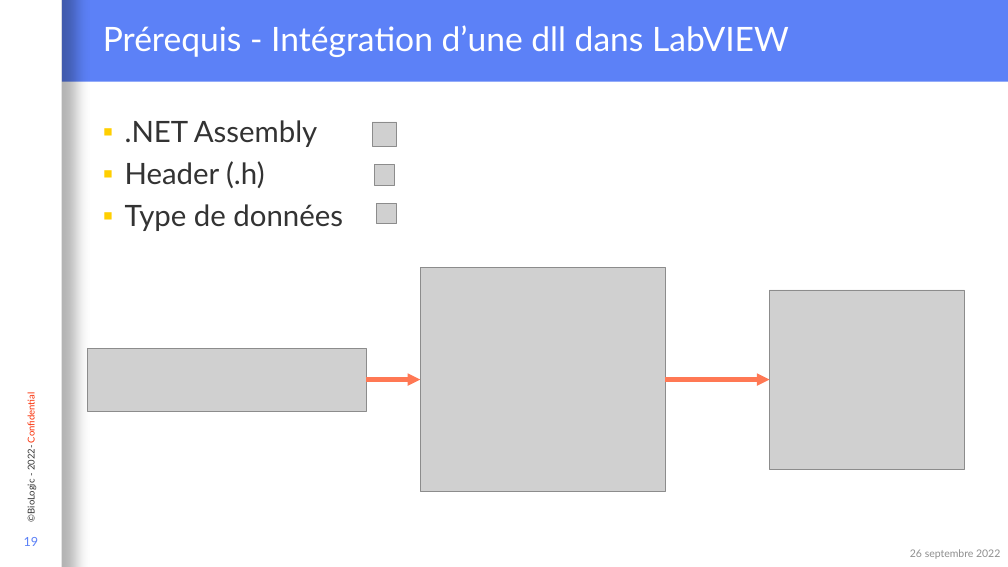
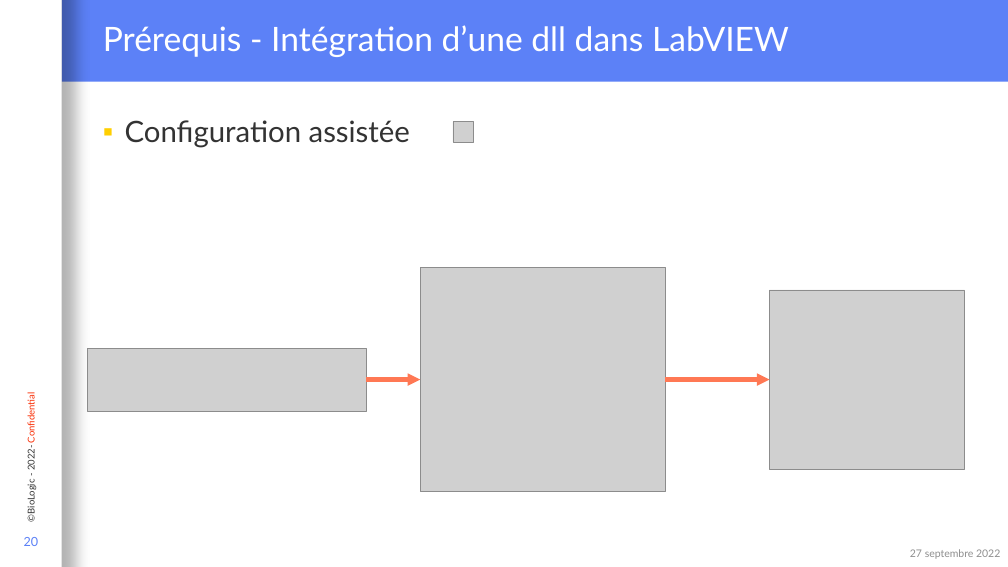
Before and after one commit to Loysse/PostLVUserEvent_Demo, a slide deck: slide 20 of Interaction événementielle entre du code C et LabVIEW.pptx (slide 19 before the commit). Drawn at 1008x567 pixels with LibreOffice and Linux fonts; fonts in the diff are those of the drawing; grey boxes stand for pictures; background and template pictures are left out. Boxes give left, top, right and bottom in pixels: in the first picture for what was removed or moved away, otherwise in the second. Text is boxed around its words. In the diff, an @@ line names an element or a change of style, - is before the commit and + after.

```diff
--- a/Interaction événementielle entre du code C et LabVIEW.pptx
+++ b/Interaction événementielle entre du code C et LabVIEW.pptx
@@ text at [125, 120, 410, 147]: text changed @@
-▪ .NET Assembly
-▪ Header (.h)
-▪ Type de données
+▪ Configuration assistée
@@ picture removed at [372, 122, 397, 146] @@
@@ picture: place and size @@
-picture at [374, 165, 395, 185]
+picture at [453, 122, 473, 142]
@@ picture removed at [377, 203, 397, 224] @@
@@ page number at [24, 537, 39, 546]: text changed @@
-19
+20
@@ text at [910, 549, 1000, 559]: text changed @@
-26 septembre 2022
+27 septembre 2022
```
Also in this commit, not shown: 23 other slides changed, 1 slide added.
